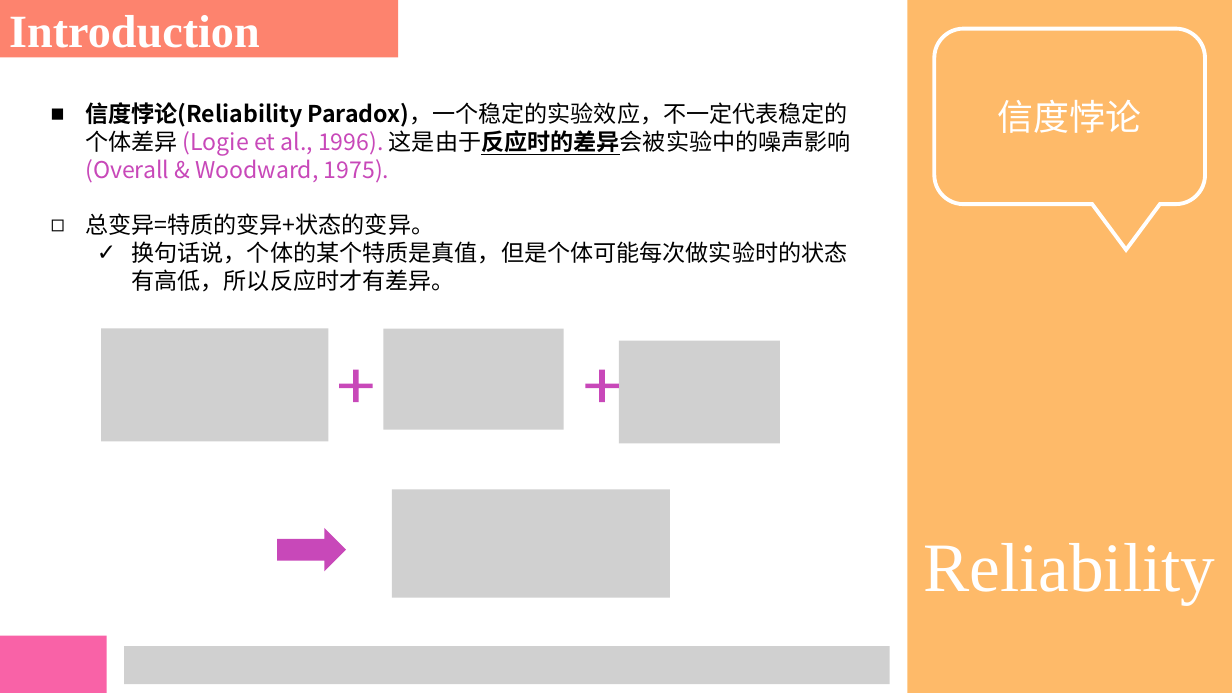
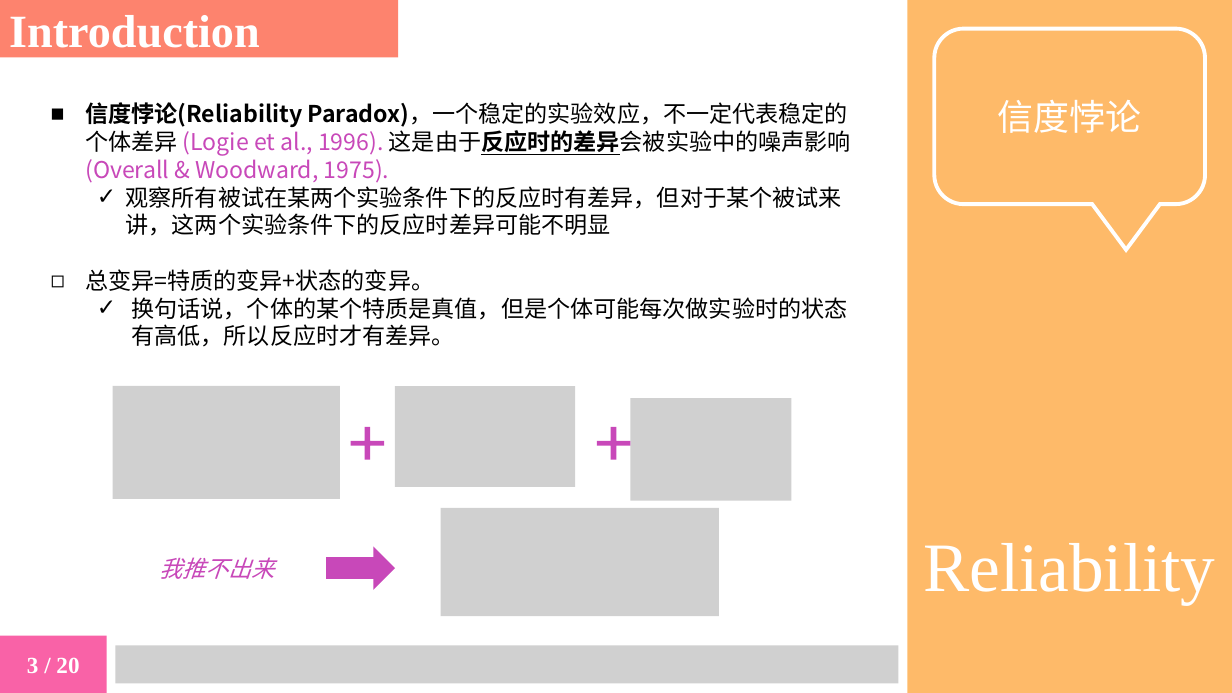
Before and after one commit to yuki-961004/Presentation, a slide deck: slide 3 of 230525_Reliability/2023_Nature_Kucina.pptx (slide 2 before the commit). Drawn at 1232x693 pixels with LibreOffice and Linux fonts; fonts in the diff are those of the drawing; grey boxes stand for pictures. Boxes give left, top, right and bottom in pixels: in the first picture for what was removed or moved away, otherwise in the second. Text is boxed around its words. In the diff, an @@ line names an element or a change of style, - is before the commit and + after.

```diff
--- a/230525_Reliability/2023_Nature_Kucina.pptx
+++ b/230525_Reliability/2023_Nature_Kucina.pptx
@@ text at (x1=126, y1=186, x2=842, y2=236): paragraph added @@
+  ✓ 观察所有被试在某两个实验条件下的反应时有差异，但对于某个被试来讲，这两个实验条件下的反应时差异可能不明显
@@ picture moved from (x1=101, y1=328, x2=328, y2=441) to (x1=113, y1=386, x2=340, y2=499) @@
@@ 2 pictures, 2 pluses moved together from (x1=339, y1=329, x2=780, y2=444) to (x1=351, y1=386, x2=791, y2=501) @@
@@ picture moved from (x1=392, y1=490, x2=670, y2=598) to (x1=441, y1=508, x2=719, y2=616) @@
@@ text added at (x1=159, y1=557, x2=274, y2=579), 18 pt, text #C848B9, italic @@
+我推不出来
@@ right arrow moved from (x1=277, y1=528, x2=347, y2=571) to (x1=326, y1=546, x2=396, y2=590) @@
@@ text in rectangle at (x1=27, y1=657, x2=79, y2=673): text added @@
+3 / 20
@@ picture resized from (x1=124, y1=646, x2=889, y2=684) to (x1=116, y1=645, x2=899, y2=683) @@
```
Also in this commit, not shown: 14 other slides changed, 5 slides added.
